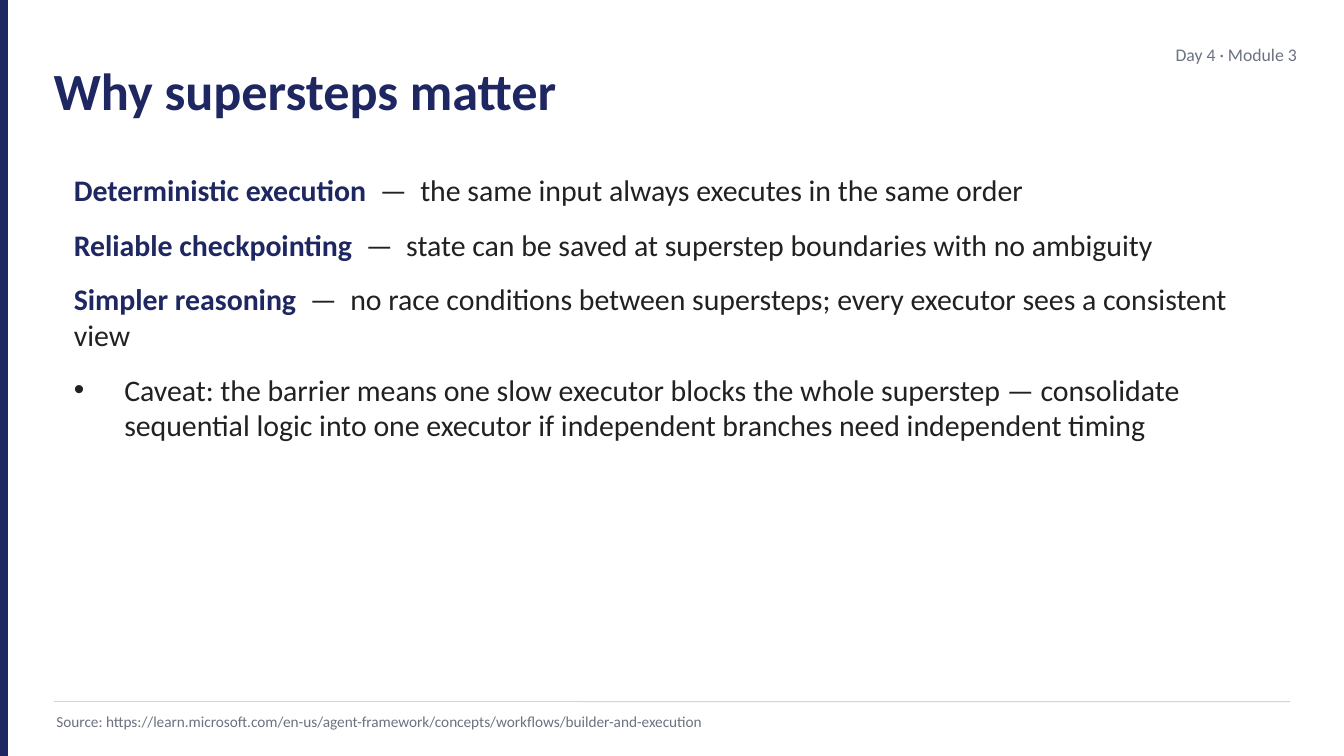
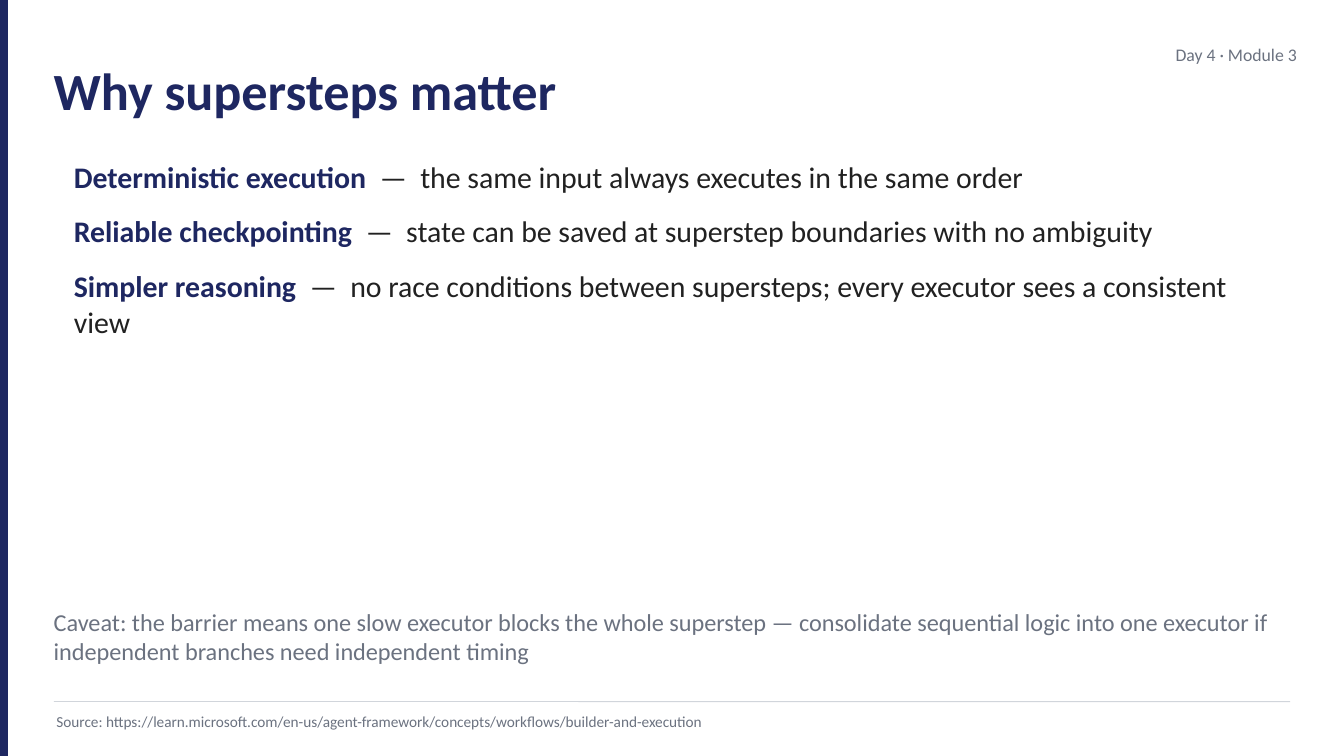
Before and after one commit to JimPiquant/Building-AI-Apps-and-Agents, a slide deck: slide 9 of decks/day4/module-3-workflow-fundamentals.pptx. Drawn at 1344x756 pixels with LibreOffice and Linux fonts; fonts in the diff are those of the drawing. Boxes give left, top, right and bottom in pixels: in the first picture for what was removed or moved away, otherwise in the second. Text is boxed around its words. In the diff, an @@ line names an element or a change of style, - is before the commit and + after.

```diff
--- a/decks/day4/module-3-workflow-fundamentals.pptx
+++ b/decks/day4/module-3-workflow-fundamentals.pptx
@@ text "Deterministic execution — the same ..." moved from (x1=74, y1=180, x2=1226, y2=441) to (x1=74, y1=167, x2=1226, y2=333) @@
@@ text at (x1=124, y1=380, x2=1180, y2=441): paragraph removed @@
-• Caveat: the barrier means one slow executor blocks the whole superstep — consolidate sequential logic into one executor if independent branches need independent timing
@@ text added at (x1=54, y1=614, x2=1267, y2=664), 13 pt, text #6B7280 @@
+Caveat: the barrier means one slow executor blocks the whole superstep — consolidate sequential logic into one executor if independent branches need independent timing
```
Also in this commit, not shown: 4 other slides changed, 1 slide removed, 7 other files.
